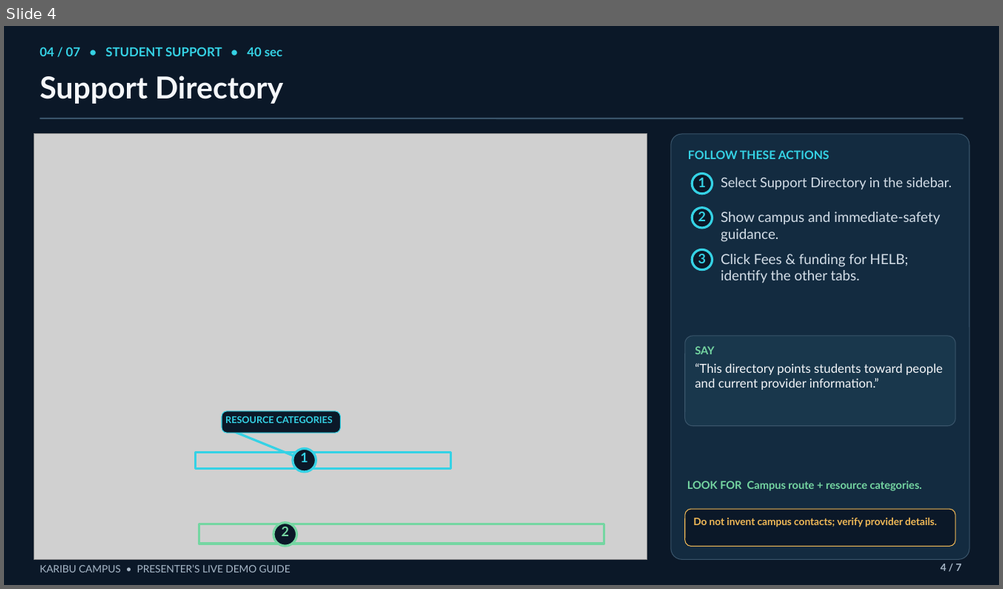
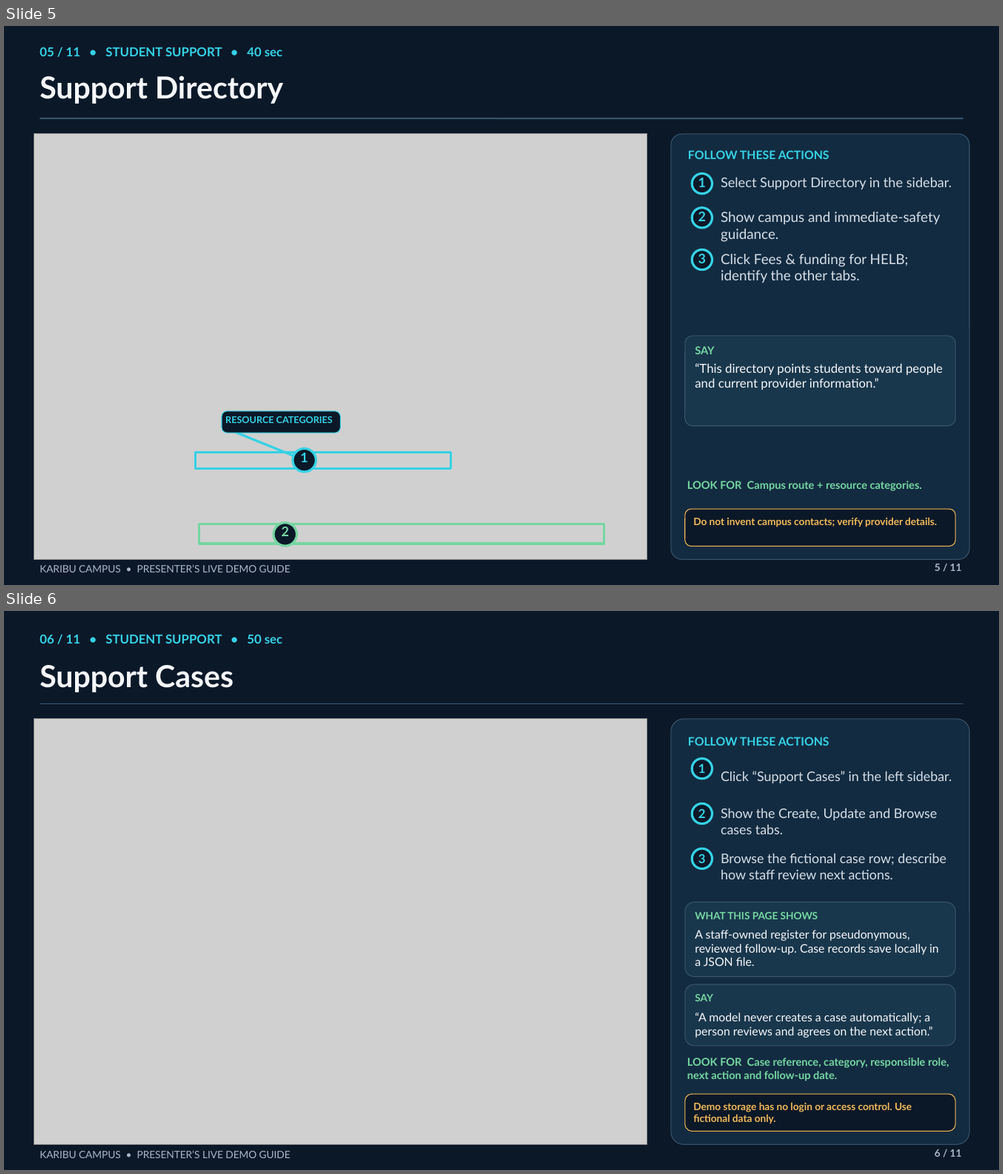
Before and after one commit to Tony405-spec/Karibu-Campus, a slide deck: presentation/demo_guide.pptx. Shown one above the other, each under a label of ours: slide 4 before the commit, slides 5 and 6 after it. The pictures are 1003x589 and 1003x1174 pixels, drawn with LibreOffice and Linux fonts; fonts in the diff are those of the drawing; grey boxes stand for pictures. Boxes give left, top, right and bottom in pixels: in the first picture for what was removed or moved away, otherwise in the second. Text is boxed around its words. In the diff, an @@ line names an element or a change of style, - is before the commit and + after.

Commit message:
Expand demo guide with page-by-page walkthrough

```diff
--- a/presentation/demo_guide.pptx
+++ b/presentation/demo_guide.pptx
@@ slide 6 added at <box>4,611,999,1170</box>, background #0B1828 @@
@@ text added at <box>40,634,282,644</box>, 12 pt, text #35D2E5, bold @@
+06 / 11 • STUDENT SUPPORT • 50 sec
@@ text added at <box>40,665,233,692</box>, 29.2 pt, text #F5F7FA, bold @@
+Support Cases
@@ picture added at <box>34,719,647,1145</box> @@
@@ rectangle added at <box>40,703,964,704</box>, fill #39546A @@
@@ rounded rectangle added at <box>671,719,970,1145</box>, fill #132B40, outline #39546A 0.75 pt @@
@@ text added at <box>688,737,829,746</box>, 11.2 pt, text #35D2E5, bold @@
+FOLLOW THESE ACTIONS
@@ rounded rectangle added at <box>692,759,712,779</box>, fill #0B1828, outline #35D2E5 2.25 pt @@
@@ text added at <box>698,764,706,773</box>, 12 pt, text #35D2E5, bold @@
+1
@@ text added at <box>720,771,951,783</box>, 12.8 pt, text #D4DEE8 @@
+Click “Support Cases” in the left sidebar.
@@ rounded rectangle added at <box>692,803,712,823</box>, fill #0B1828, outline #35D2E5 2.25 pt @@
@@ text added at <box>698,809,706,818</box>, 12 pt, text #35D2E5, bold @@
+2
@@ text added at <box>720,809,937,834</box>, 12.8 pt, text #D4DEE8 @@
+Show the Create, Update and Browse cases tabs.
@@ rounded rectangle added at <box>692,849,712,869</box>, fill #0B1828, outline #35D2E5 2.25 pt @@
@@ text added at <box>698,854,706,863</box>, 12 pt, text #35D2E5, bold @@
+3
@@ text added at <box>720,854,946,880</box>, 12.8 pt, text #D4DEE8 @@
+Browse the fictional case row; describe how staff review next actions.
@@ rounded rectangle added at <box>685,903,955,977</box>, fill #19374C, outline #39546A 0.75 pt @@
@@ text added at <box>694,912,818,920</box>, 9.8 pt, text #75D6A2, bold @@
+WHAT THIS PAGE SHOWS
@@ text added at <box>694,930,939,966</box>, 11.2 pt, text #F5F7FA @@
+A staff-owned register for pseudonymous, reviewed follow-up. Case records save locally in a JSON file.
@@ rounded rectangle added at <box>685,985,955,1046</box>, fill #19374C, outline #39546A 0.75 pt @@
@@ text added at <box>694,994,713,1002</box>, 9.8 pt, text #75D6A2, bold @@
+SAY
@@ text added at <box>694,1013,933,1038</box>, 11.2 pt, text #F5F7FA @@
+“A model never creates a case automatically; a person reviews and agrees on the next action.”
@@ text added at <box>687,1058,948,1082</box>, 10.5 pt, text #75D6A2, bold @@
+LOOK FOR Case reference, category, responsible role, next action and follow-up date.
@@ rounded rectangle added at <box>685,1094,955,1132</box>, fill #0B1828, outline #F0B957 0.75 pt @@
@@ text added at <box>693,1102,911,1125</box>, 9.8 pt, text #F0B957, bold @@
+Demo storage has no login or access control. Use fictional data only.
@@ text added at <box>40,1150,290,1159</box>, 9.8 pt, text #A8B8C8 @@
+KARIBU CAMPUS • PRESENTER’S LIVE DEMO GUIDE
@@ text added at <box>934,1150,962,1157</box>, 9.8 pt, text #A8B8C8, bold @@
+6 / 11
@@ what was slide 4 is now slide 5 @@
@@ slide 5 changed as well @@
@@ text at <box>40,47,282,56</box>: text changed @@
-04 / 07 • STUDENT SUPPORT • 40 sec
+05 / 11 • STUDENT SUPPORT • 40 sec
@@ text at <box>934,564,962,571</box>: text changed @@
-4 / 7
+5 / 11
```
Also in this commit, not shown: 6 other slides changed, 3 other slides added.
